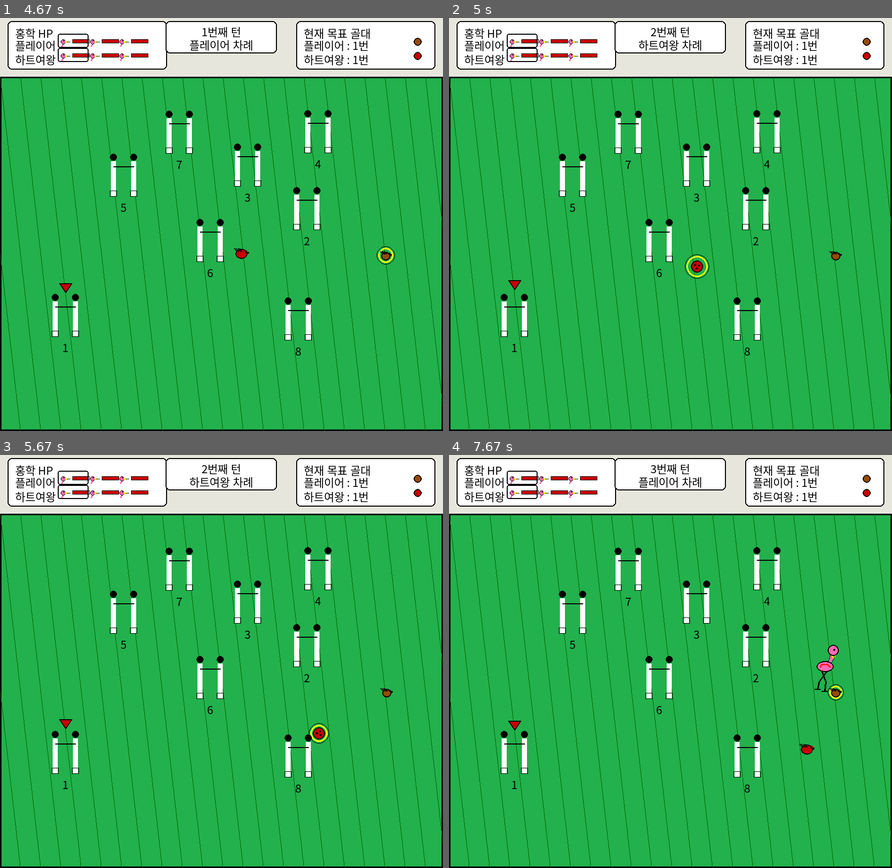
Above: before the commit, frames 1-4 (two rows, left to right).
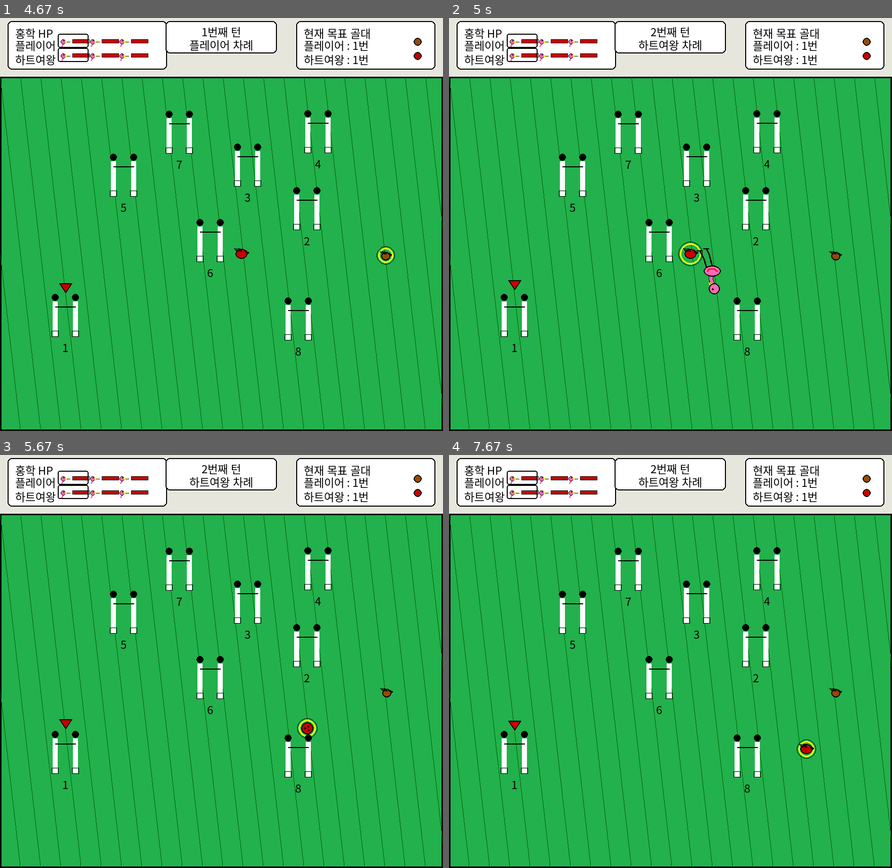
Above: after the commit, the same moments.

Repository: Is-This-Merge/NEIS
Game: pygame game, started from main.py
The game is run twice, just before and just after one commit, with the same random seed, the same clock (stepped at 60 frames per second) and the same inputs.
Inputs (mouse positions are in pixels of both pictures, inside the frame that each line leads up to):
- Up to frame 1 (4.67 s): click (57, 183) at 0.38 s; click (119, 311) at 1.78 s
- Up to frame 2 (5 s): no input
- Up to frame 3 (5.67 s): no input
- Up to frame 4 (7.67 s): click (608, 657) at 7.62 s

Frame 1 is identical in both runs. In frame 2, 0.4% of the frame differs, in the area x 51-62%, y 54-67%; in frame 3, 0.2%; in frame 4, 0.4%, in the area x 42-90%, y 2-74%.

Commit message:
Queen uses flamingo now

Diff:
--- a/CroquetMatch.py
+++ b/CroquetMatch.py
@@ -343,13 +343,17 @@
         for player in self.players:
             self.currentPlayer.ball.draw_hedgehog_ball(player)
 
-        # 플레이어 차례에는 홍학 채를 표시
+        # 홍학 채를 표시
         flamingo = self.currentPlayer.get_current_flamingo()
-        if (self.currentPlayer == self.players[0]
-                and not self.isGameOver
-                and flamingo is not None
-                and (self.currentPlayer.ball.speed == 0 or flamingo.charging or flamingo.swinging)):
-            flamingo.draw_flamingo_handle(self.screen, self.currentPlayer.ball)
+        if not self.isGameOver and flamingo is not None:
+            if self.currentPlayer == self.players[0]:
+                # 사람 플레이어: 조준(정지) 중 또는 차징/스윙 중 표시
+                if self.currentPlayer.ball.speed == 0 or flamingo.charging or flamingo.swinging:
+                    flamingo.draw_flamingo_handle(self.screen, self.currentPlayer.ball)
+            else:
+                # 여왕(AI): 스윙 애니메이션이 진행되는 동안만 표시
+                if flamingo.swinging:
+                    flamingo.draw_flamingo_handle(self.screen, self.currentPlayer.ball)
 
         # 골문을 나중에 그림
         for goalpost in self.goalposts:
--- a/Queen.py
+++ b/Queen.py
@@ -44,6 +44,10 @@
             self.match.winner = self.match.players[0]
             return True
 
+        # 이미 스윙 애니메이션이 진행 중이면 새로 시작하지 않음
+        if flamingo.swinging:
+            return True
+
         bx, by = self.ball.location
         gx, gy = self.match.goalposts[self.passedGoals].location
 
@@ -55,7 +59,17 @@
             return True
 
         power = random.uniform(8, 14)
-        self.ball.velocity = (dx / length * power, dy / length * power)
+        velocity = (dx / length * power, dy / length * power)
+
+        # 사람 플레이어와 동일한 스윙 애니메이션 시스템을 사용
+        # 홍학은 목표 반대편에 서서 공을 목표 방향으로 쳐냄
+        angle_to_goal = math.atan2(dy, dx)
+        flamingo.flamingo_charge_angle = angle_to_goal + math.pi
+        flamingo.swing_pending_velocity = velocity
+        flamingo.swing_start_time = pygame.time.get_ticks()
+        flamingo.swing_hit_done = False
+        flamingo.swinging = True
+        flamingo.charging = False
 
         # 홍학을 통해 공을 쳐서 홍학 HP를 감소시킴
         flamingo.hit(self.ball, power)
@@ -63,6 +77,4 @@
         if not flamingo.usable:
             self.replaceFlamingo()
 
-        self.match.turnStarted = True
-
         return True
